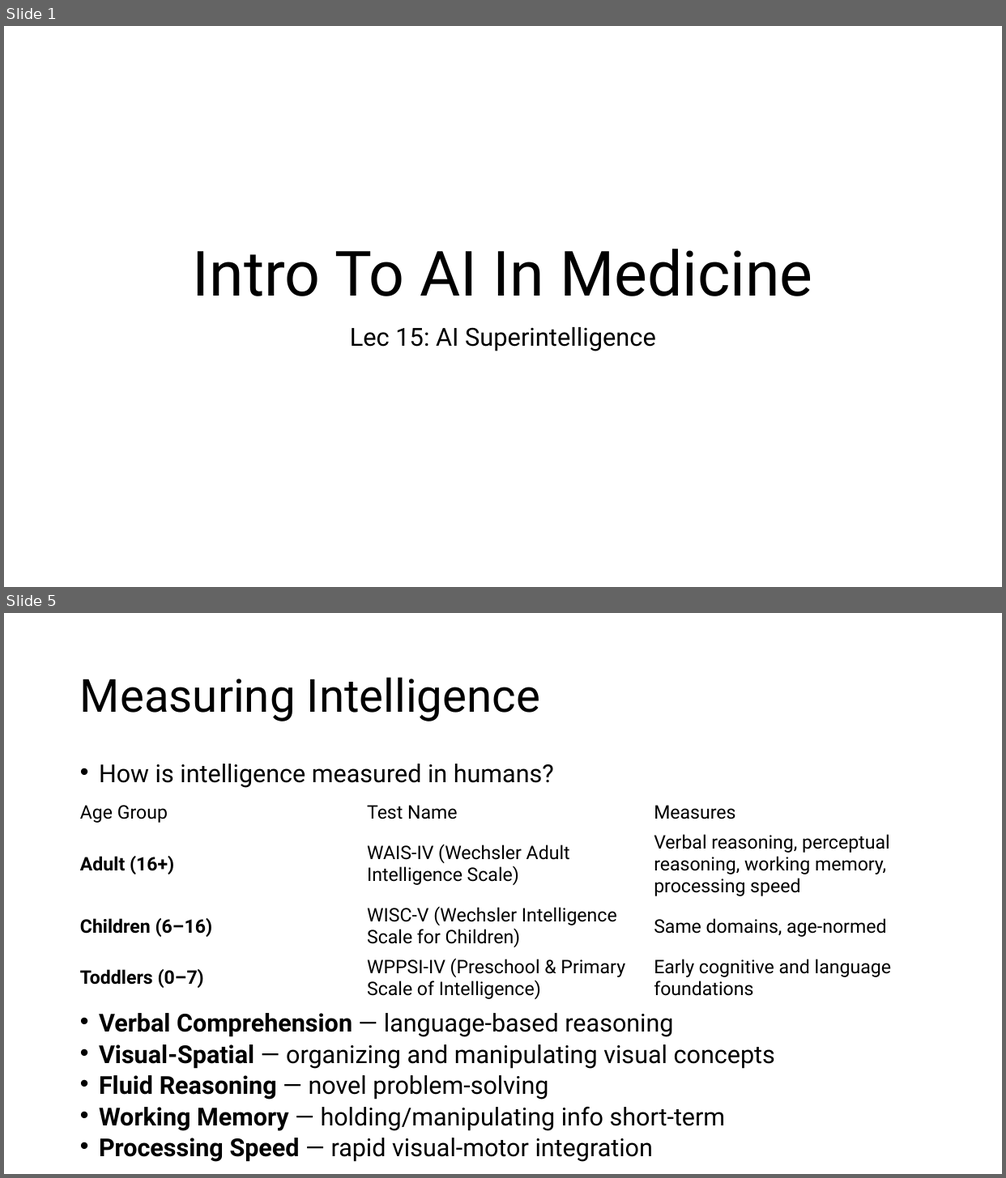
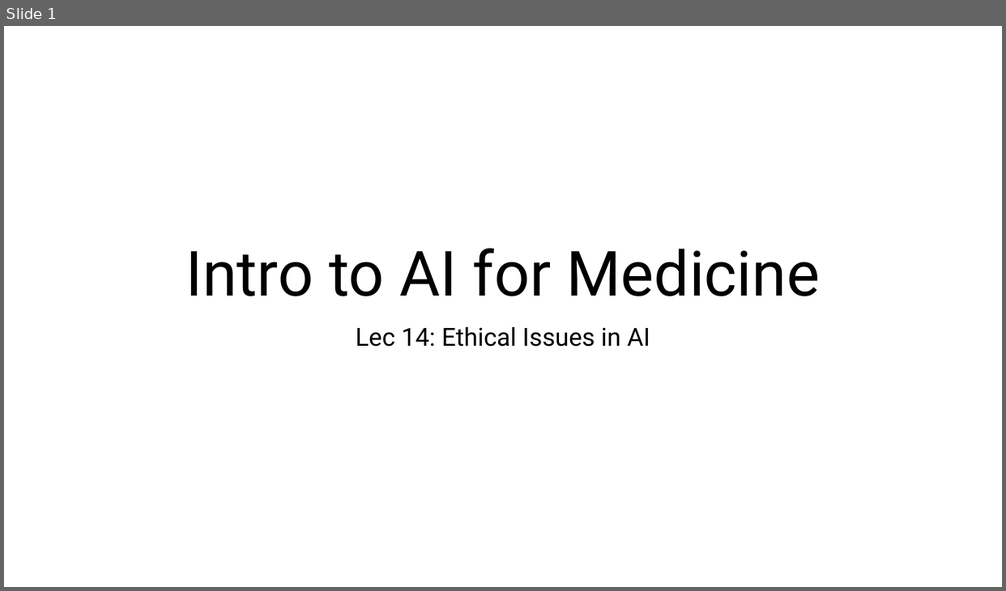
Before and after one commit to slostett/Intro_to_AI_in_Medicine_Course_Materials, a slide deck: Lecture Slides/Lec 15.pptx. Shown one above the other, each under a label of ours: slides 1 and 5 before the commit, slide 1 after it; the slides between them are not shown. The pictures are 1006x1178 and 1006x591 pixels, drawn with LibreOffice and Linux fonts; fonts in the diff are those of the drawing. Boxes give left, top, right and bottom in pixels: in the first picture for what was removed or moved away, otherwise in the second. Text is boxed around its words. In the diff, an @@ line names an element or a change of style, - is before the commit and + after.

```diff
--- a/Lecture Slides/Lec 15.pptx
+++ b/Lecture Slides/Lec 15.pptx
@@ slide 5 removed at [4, 613, 1002, 1174], background #FFFFFF @@
@@ title removed at [80, 677, 540, 722] @@
-Measuring Intelligence
@@ text removed at [99, 764, 775, 1162] @@
-• How is intelligence measured in humans?
-• Verbal Comprehension — language-based reasoning
-• Visual-Spatial — organizing and manipulating visual concepts
-• Fluid Reasoning — novel problem-solving
-• Working Memory — holding/manipulating info short-term
-• Processing Speed — rapid visual-motor integration
@@ table removed at [73, 798, 933, 1008], 4 rows, 3 columns @@
-Age Group | Test Name | Measures
-Adult (16+) | WAIS-IV (Wechsler Adult Intelligence Scale) | Verbal reasoning, perceptual reasoning, working memory, processing speed
-Children (6–16) | WISC-V (Wechsler Intelligence Scale for Children) | Same domains, age-normed
-Toddlers (0–7) | WPPSI-IV (Preschool & Primary Scale of Intelligence) | Early cognitive and language foundations
@@ slide 1 changed as well @@
@@ title at [185, 248, 820, 297]: text changed @@
-Intro To AI In Medicine
+Intro to AI for Medicine
@@ subtitle at [356, 327, 650, 347]: text changed @@
-Lec 15: AI Superintelligence
+Lec 14: Ethical Issues in AI
```
Also in this commit, not shown: 2 other slides changed, 25 slides added, 20 other slides removed, 33 other files.
